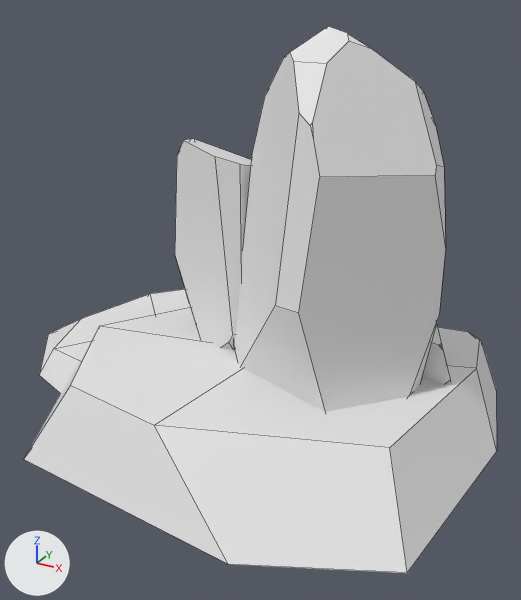
The FBX model Assets/Props/Stones/Stone1/GO_Stone1_LOD0.fbx, before and after one commit.
Both versions are drawn from a 50 mm camera at (4.13, -7.79, 5.56) aimed at (-0.11, -0.08, 1.7). Arrows for +X, +Y and +Z are at lower left; the lights stay in place. The older version comes first. Mesh edges are drawn as thin lines. Objects named as collision shapes, trigger or cutter boxes, shadow casters or lower levels of detail are left out. Where no turn or scale is listed for an object, it has been applied to the vertices.

The first picture shows 'GO_Stone1_LOD0'.
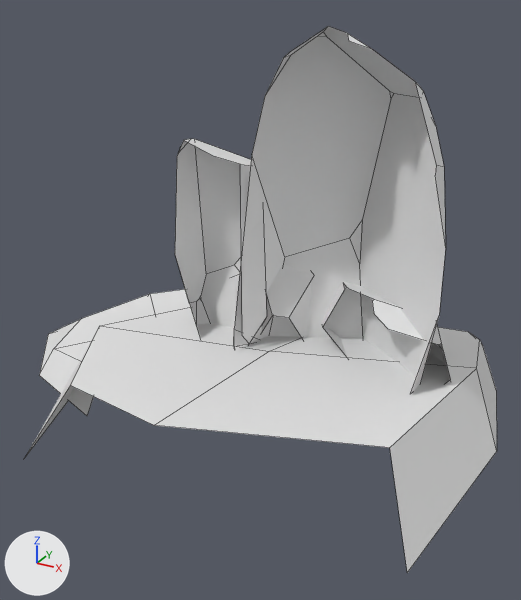
Boxes [x1, y1, x2, y2] around the edits, measured in the pictures (521 x 600 px):
part 1 of me_cube_066, deleted
    before: [24, 26, 450, 573]

The change in detail:
me_cube_066 is used by ob_go_stone1_lod0; location (0.0, 0.0, 0.0).
me_cube_066 had 238 vertices, 120 faces and spanned x -4.49..3.06, y -2.86..2.88, z 0.0..5.13.
me_cube_066 now has 204 vertices, 92 faces and spans x -4.49..3.06, y -2.56..2.88, z 0.0..5.13.
Part 1, on me_cube_066:
34 vertices are removed from x -0.79..2.11, y -2.86..0.7, z 0.0..4.8.
28 faces are deleted.
